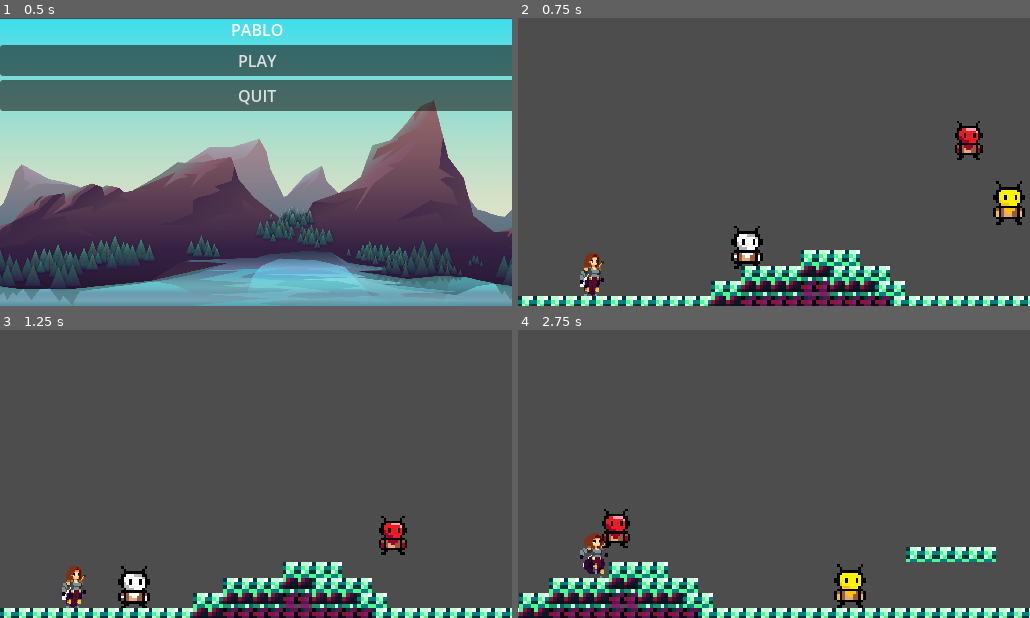
Above: before the commit, frames 1-4 (two rows, left to right).
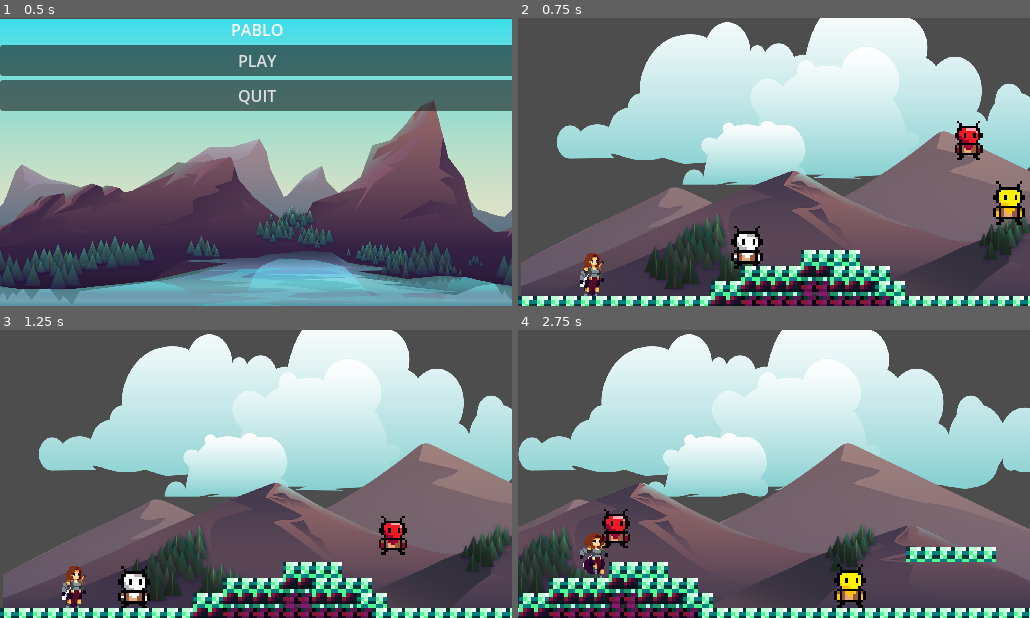
Above: after the commit, the same moments.

Repository: BaoQui/Pablo-s-Adventure
Game: Godot game, scene res://main_menu.tscn
Two runs of this game, one before a commit and one after it. Both use one fixed random seed, a clock stepped at 60 frames per second and the inputs below.
Inputs (mouse positions are in pixels of both pictures, inside the frame that each line leads up to):
- Up to frame 1 (0.5 s): no input
- Up to frame 2 (0.75 s): click "PLAY" at 0.5 s
- Up to frame 3 (1.25 s): no input
- Up to frame 4 (2.75 s): tap Enter (ui_accept) at 1.25, 1.52, 2.27 s; move the mouse to (886, 459) at 1.27 s; hold Right (ui_right) from 1.28 s (still down); move the mouse to (671, 488) at 2.02 s

Frame 1 is identical in both runs. In frame 2, 55% of the frame differs, in the area x 0-100%, y 0-97%; in frame 3, 55%; in frame 4, 57%.

Commit message:
Background is back

Diff:
--- a/Level.tscn
+++ b/Level.tscn
@@ -44,8 +44,11 @@
 [ext_resource type="Script" uid="uid://dulle6p7fkd7f" path="res://character_body_2d.gd" id="41_ny14h"]
 [ext_resource type="Texture2D" uid="uid://cdij5xtw5bb1q" path="res://sr5z8f16caa261aws3(1).png" id="43_ieltc"]
 [ext_resource type="AudioStream" uid="uid://da5lk77yfhh4e" path="res://Trippy Trip Trop [4hD137dq0xg].mp3" id="47_8gr2b"]
+[ext_resource type="Texture2D" uid="uid://csem2xvryjxo4" path="res://Assets/game_background_2/layers/rocks_2.png" id="48_608kq"]
 [ext_resource type="Texture2D" uid="uid://b7bs4kjhgljma" path="res://Assets/5. Mine Tileset - Starter Pack 16p/Mine_Tileset_1B_16.png" id="48_vl8ci"]
 [ext_resource type="Script" uid="uid://bvro0on48dsxr" path="res://bouncyenemy.gd" id="49_fddr8"]
+[ext_resource type="Texture2D" uid="uid://bp0cad4vc5bn1" path="res://Assets/game_background_2/layers/rocks_1.png" id="49_ndm73"]
+[ext_resource type="Texture2D" uid="uid://gxmq6j52td8a" path="res://Assets/game_background_2/layers/clouds_3.png" id="50_g4vxw"]
 [ext_resource type="Texture2D" uid="uid://j0hw477eqgjd" path="res://pixil-frame-0.png" id="50_oybyf"]
 
 [sub_resource type="SpriteFrames" id="SpriteFrames_xry5e"]
@@ -736,4 +739,34 @@
 stream = ExtResource("47_8gr2b")
 autoplay = true
 
+[node name="ParallaxBackground" type="ParallaxBackground" parent="."]
+
+[node name="ParallaxLayer" type="ParallaxLayer" parent="ParallaxBackground"]
+motion_scale = Vector2(0.5, 1)
+motion_mirroring = Vector2(465, 0)
+
+[node name="Sprite2D" type="Sprite2D" parent="ParallaxBackground/ParallaxLayer"]
+position = Vector2(234.5, 48.75)
+scale = Vector2(0.242188, 0.256944)
+texture = ExtResource("48_608kq")
+
+[node name="ParallaxLayer2" type="ParallaxLayer" parent="ParallaxBackground"]
+motion_scale = Vector2(0.8, 1)
+motion_mirroring = Vector2(465, 0)
+
+[node name="Sprite2D" type="Sprite2D" parent="ParallaxBackground/ParallaxLayer2"]
+position = Vector2(234.5, 48.75)
+scale = Vector2(0.242188, 0.256944)
+texture = ExtResource("49_ndm73")
+
+[node name="ParallaxLayer3" type="ParallaxLayer" parent="ParallaxBackground"]
+motion_scale = Vector2(0.2, 1)
+motion_mirroring = Vector2(465, 0)
+
+[node name="Sprite2D" type="Sprite2D" parent="ParallaxBackground/ParallaxLayer3"]
+z_index = -1
+position = Vector2(224, 70)
+scale = Vector2(0.242188, 0.256944)
+texture = ExtResource("50_g4vxw")
+
 [connection signal="body_entered" from="Player/PunchHitbox" to="Player" method="_on_punch_hitbox_body_entered"]
Not shown: 1 places in Level.tscn that only renumber resources
